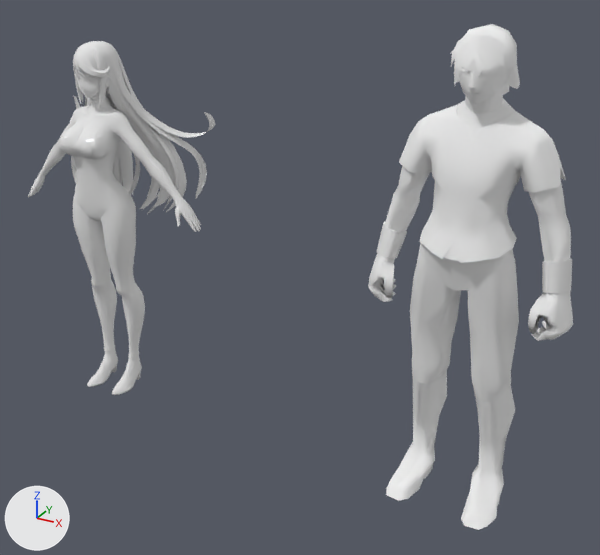
Renders of the Blender file Assets/blender/study.blend from each side of a commit.
Both versions are drawn from a 50 mm lens placed at (2.5, -2.69, 2.11), pointed at (0.97, 0.09, 0.72). Arrows for +X, +Y and +Z are at lower left; the lights stay in place.

The first picture shows '_hikari_eye_TS2_8', '_hikari_face_TS4_shape_12', '_hikari_hair_NEW2_25', 'cristal_TS_1', 'hf_h', 'hh_b', 'hh_f', 'hh_g', 'hh_h', 'hh_l', 'ho_skin_TS6_2', 'mizugi_TS_3'.
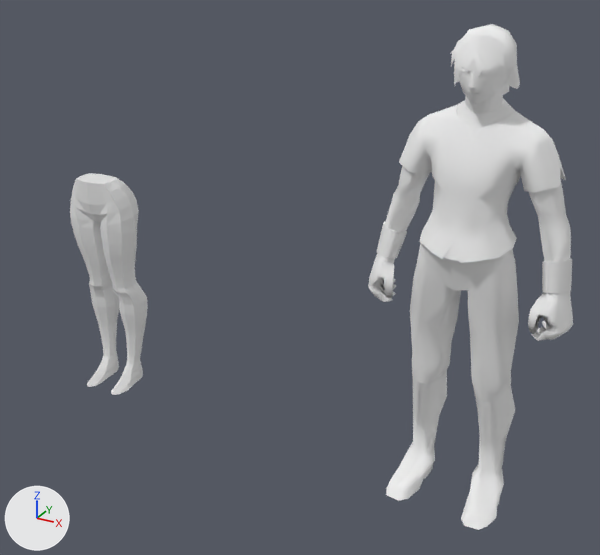
Commit message: updated study (shoe)

What differs and where, as boxes (x1, y1, x2, y2) in the pictures (600 x 555 px):
'ho_skin_TS6_2', hidden: before (28, 100, 201, 386)
'Pelvis', shown: after (70, 173, 148, 395)
'_hikari_hair_NEW2_25', hidden: before (71, 41, 215, 214)
'mizugi_TS_3', hidden: before (59, 96, 142, 395)
'_hikari_face_TS4_shape_12', hidden: before (75, 67, 113, 101)
'cristal_TS_1', hidden: before (59, 128, 104, 157)
'_hikari_eye_TS2_8', hidden: before (77, 76, 97, 83)
part 1 of me_pelvis, built on: after (87, 356, 143, 395)

Diff of the bpy script that builds the scene:
```diff
--- a/Assets/blender/study.blend.py
+++ b/Assets/blender/study.blend.py
@@ me_pelvis @@
 # used by ob_pelvis; location = (0.0, 0.0, 0.931); scale = (0.1, 0.1, 0.1)
-me_pelvis.from_pydata(...)  # 203 vertices, 188 faces; spans x 0.0..1.7, y -1.29..1.31, z -9.23..1.0
+me_pelvis.from_pydata(...)  # 221 vertices, 214 faces; spans x 0.0..1.7, y -1.33..1.31, z -9.26..1.0
+# me_pelvis part 1
+# 2 vertices are removed from x 0.45..1.04, y 0.47..0.49, z -8.79
+# 2 faces are deleted
+# 14 vertices move from x 0.56..0.97, y -1.29..0.83, z -9.23..-8.79 to x 0.48..1.06, y -1.23..0.82, z -9.2..-8.76
+# 20 vertices are added at x 0.4..1.16, y -1.33..0.78, z -9.26..-8.87
+# 28 new faces join them
@@ ob_ho_skin_ts6_2 @@
 ob_ho_skin_ts6_2.rotation_euler = (1.571, 0.0, 0.0)  # degrees (90, 0, 0)
+ob_ho_skin_ts6_2.hide_set(True)  # its collection is switched off
@@ ob_hikari_eye_blm_9 @@
 ob_hikari_eye_blm_9.rotation_euler = (1.571, 0.0, 0.0)  # degrees (90, 0, 0)
+ob_hikari_eye_blm_9.hide_set(True)  # its collection is switched off
@@ ob_mizugi_ts_3 @@
 ob_mizugi_ts_3.rotation_euler = (1.571, 0.0, 0.0)  # degrees (90, 0, 0)
+ob_mizugi_ts_3.hide_set(True)  # its collection is switched off
@@ ob_hikari_hair_new2_25 @@
 ob_hikari_hair_new2_25.rotation_euler = (1.571, 0.0, 0.0)  # degrees (90, 0, 0)
+ob_hikari_hair_new2_25.hide_set(True)  # its collection is switched off
@@ ob_hikari_face_ts4_shape_12 @@
 ob_hikari_face_ts4_shape_12.rotation_euler = (1.571, 0.0, 0.0)  # degrees (90, 0, 0)
+ob_hikari_face_ts4_shape_12.hide_set(True)  # its collection is switched off
@@ ob_cristal_ts_1 @@
 ob_cristal_ts_1.rotation_euler = (1.571, 0.0, 0.0)  # degrees (90, 0, 0)
+ob_cristal_ts_1.hide_set(True)  # its collection is switched off
@@ ob_hikari_mayu_ts_shape_24 @@
 ob_hikari_mayu_ts_shape_24.rotation_euler = (1.571, 0.0, 0.0)  # degrees (90, 0, 0)
+ob_hikari_mayu_ts_shape_24.hide_set(True)  # its collection is switched off
@@ ob_hikari_eye_ts2_8 @@
 ob_hikari_eye_ts2_8.rotation_euler = (1.571, 0.0, 0.0)  # degrees (90, 0, 0)
+ob_hikari_eye_ts2_8.hide_set(True)  # its collection is switched off
@@ ob_pelvis @@
 _m = ob_pelvis.modifiers.new('Mirror', 'MIRROR')
 _m.use_clip = True
-ob_pelvis.hide_set(True)
```
